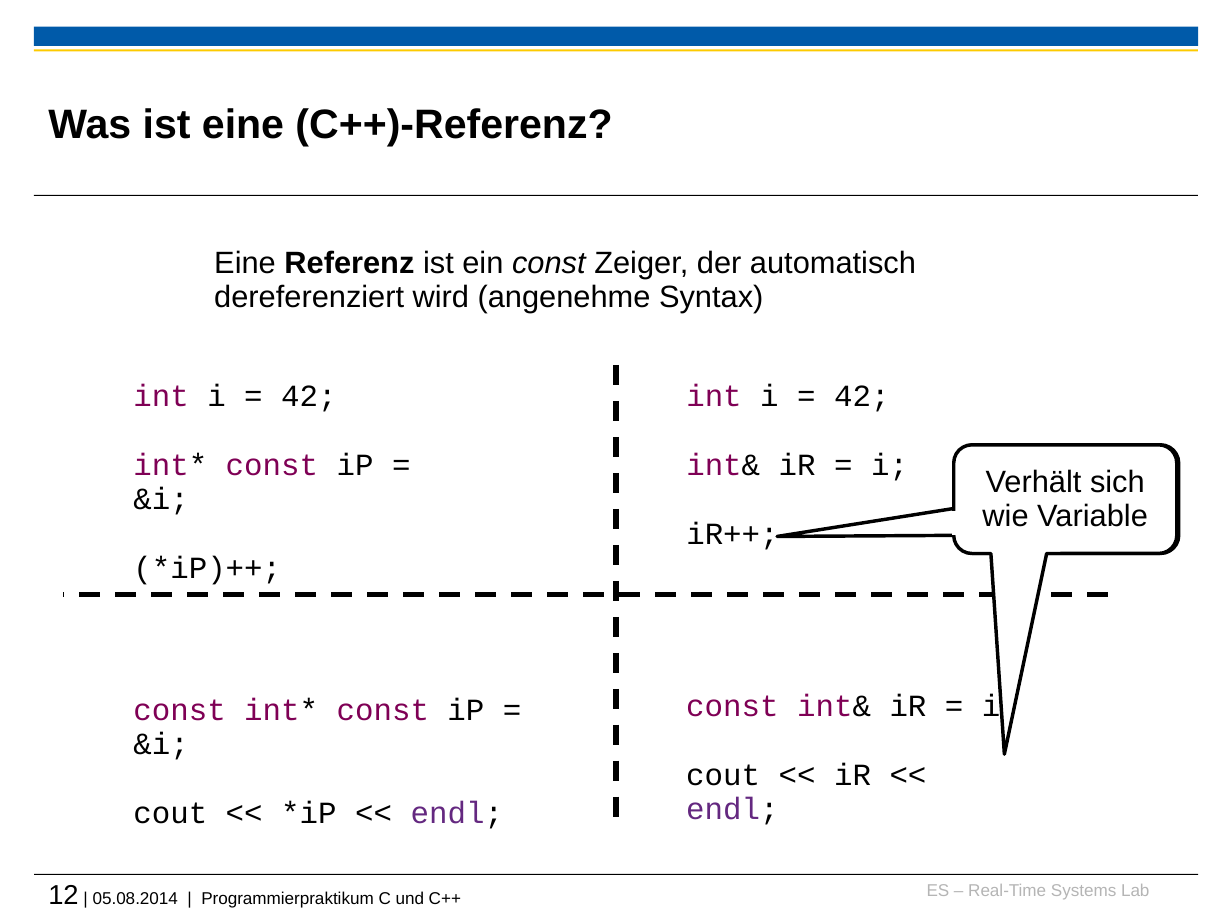
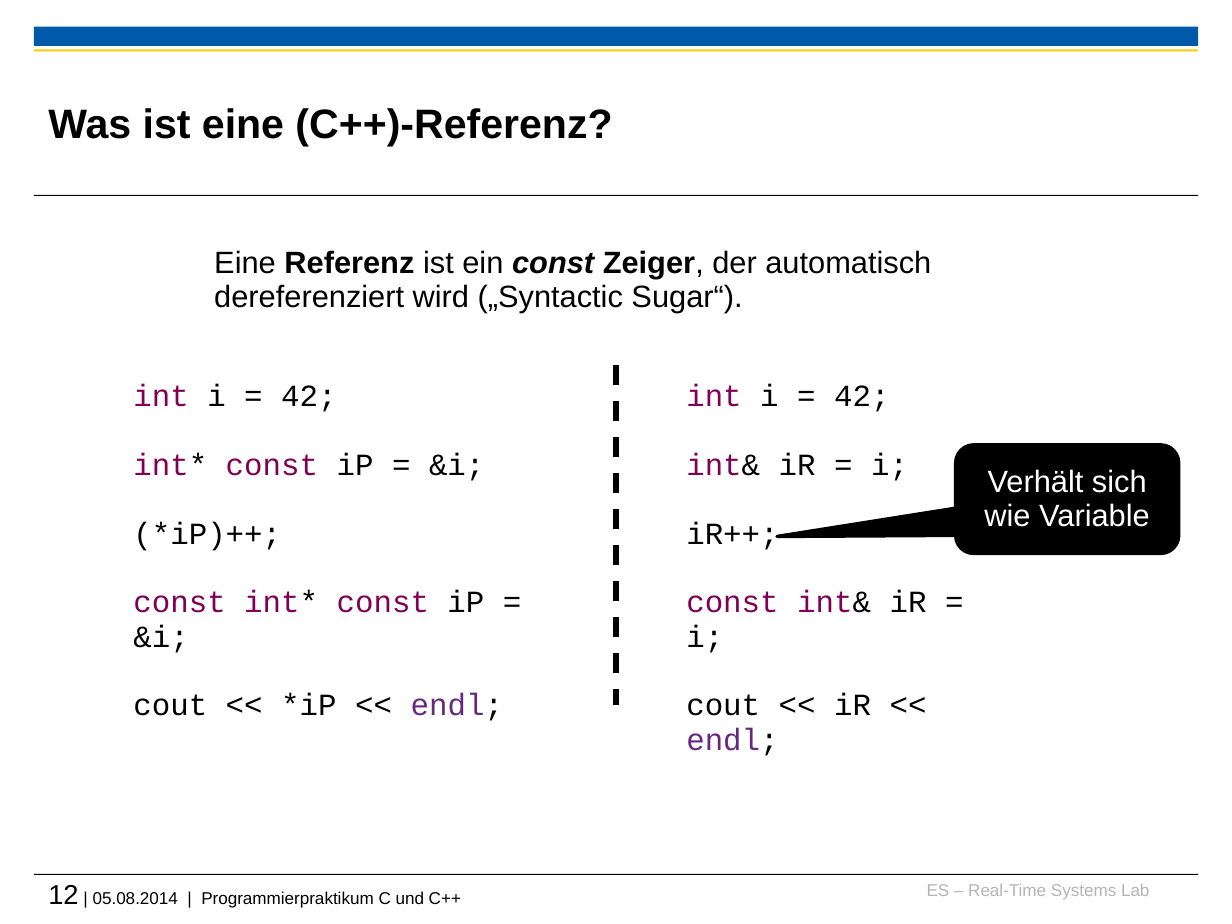
Before and after one commit to h82k/tud-cppp, a slide deck: slide 12 of Vorlesung/2 Speicherverwaltung.pptx. Drawn at 1232x924 pixels with LibreOffice and Linux fonts; fonts in the diff are those of the drawing; background and template pictures are left out. Boxes give left, top, right and bottom in pixels: in the first picture for what was removed or moved away, otherwise in the second. Text is boxed around its words. In the diff, an @@ line names an element or a change of style, - is before the commit and + after.

```diff
--- a/Vorlesung/2 Speicherverwaltung.pptx
+++ b/Vorlesung/2 Speicherverwaltung.pptx
@@ text at [214, 250, 931, 312]: text changed @@
-  Eine Referenz ist ein const Zeiger, der automatisch dereferenziert wird (angenehme Syntax)
+  Eine Referenz ist ein const Zeiger, der automatisch dereferenziert wird („Syntactic Sugar“).
@@ line moved from (616, 365) - (616, 821) to (616, 365) - (616, 705) @@
@@ rounded speech box removed at [954, 445, 1177, 553] @@
-Verhält sich wie Variable
@@ rounded speech box "Verhält sich wie Variable" at [956, 445, 1179, 553]: text colour #000000 to #FFFFFF; fill #FFFFFF to #000000 @@
@@ line removed from (954, 510) to (954, 535) @@
@@ line removed from (1108, 594) to (63, 594) @@
@@ text at [133, 590, 503, 721]: paragraphs added @@
+const int* const iP = &i;
+cout << *iP << endl;
@@ text at [686, 590, 927, 716]: paragraphs added @@
+const int& iR = i;
+cout << iR << endl;
@@ text removed at [133, 698, 503, 829] @@
-const int* const iP = &i;
-cout << *iP << endl;
@@ text removed at [686, 694, 1019, 825] @@
-const int& iR = i;
-cout << iR << endl;
```
Also in this commit, not shown: 16 other slides changed, 2 other files.
